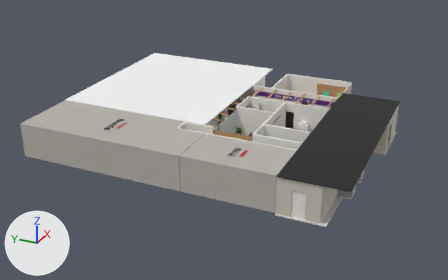
A saved change to the glTF model client/public/floor_6f.glb.
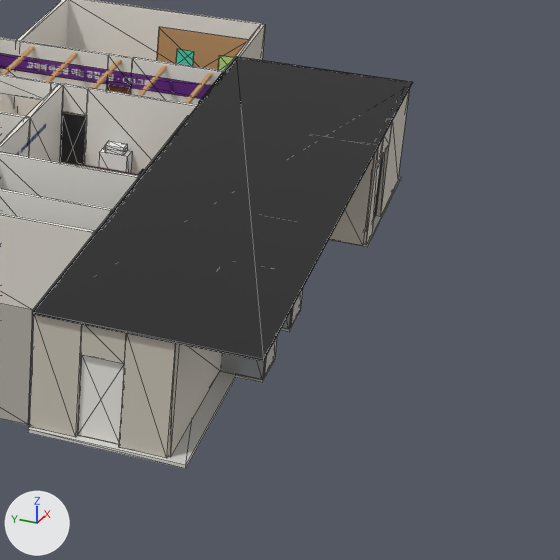
There are two pictures of each version: one whole from a 50 mm camera at (-54.71, -21.12, 24.65) aimed at (-5.24, 1.15, -0.08), one close up on the part from 59% to 100% of the width and 27% to 92% of the height. Every picture has the same lights, and +X, +Y and +Z are marked at lower left. The last two pictures show the newer version. The close-ups show mesh edges as thin lines. Where no turn or scale is listed for an object, it has been applied to the vertices.

Names of what the first close-up shows: 'Ceiling_Hall_BlackGrid', 'Confidential_IT_Room_Block', 'Corridor_Gray_Floor', 'Corridor_South_Wall_1', 'Corridor_Wall_E_3', 'Corridor_Wall_W_1', 'Massage_Resource_Divider', 'Psych_Room_East_Wall', 'Sleep_West_Wall_1', 'West_End_Wall_1', 'West_End_Wall_3', 'West_Ivory_Panel' and 42 more.
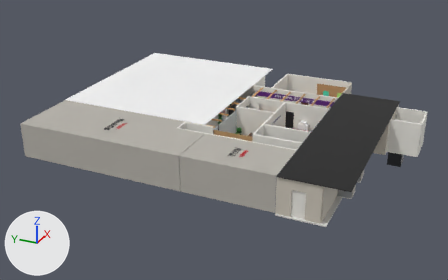
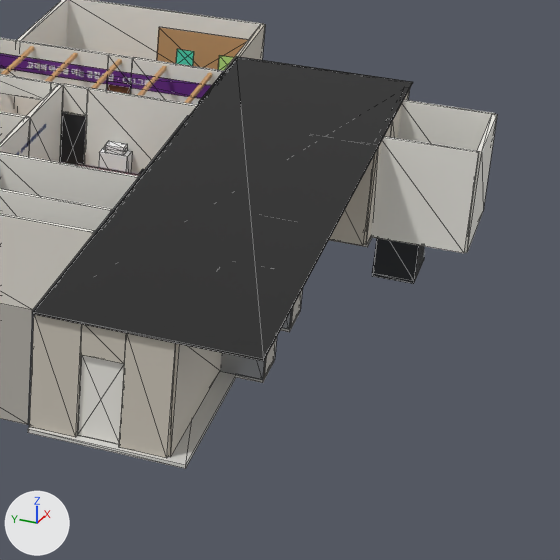
The change, as JSON lines over the scene's bpy script:
```json
{"op": "add", "block": "me_stair_6f_west_wall", "code": ["me_stair_6f_west_wall = bpy.data.meshes.new('Stair_6F_West_Wall')", "me_stair_6f_west_wall.from_pydata(...)  # a box spanning x -0.08..0.08, y -1.4..1.4, z -1.6..1.6", "me_stair_6f_west_wall.materials.append(mat_panel_ivory)  # white #efede6"]}
{"op": "add", "block": "me_stair_6f_south_wall", "code": ["me_stair_6f_south_wall = bpy.data.meshes.new('Stair_6F_South_Wall')", "me_stair_6f_south_wall.from_pydata(...)  # a box spanning x -1.6..1.6, y -0.08..0.08, z -1.6..1.6", "me_stair_6f_south_wall.materials.append(mat_panel_ivory)  # white #efede6"]}
{"op": "add", "block": "me_stair_6f_down_step_3", "code": ["me_stair_6f_down_step_3 = bpy.data.meshes.new('Stair_6F_Down_Step_3')", "me_stair_6f_down_step_3.from_pydata(...)  # a box spanning x -0.09..0.09, y -0.635..0.635, z -0.695..0.695", "me_stair_6f_down_step_3.materials.append(mat_charcoal_frame)  # black #26292e"]}
{"op": "add", "block": "me_stair_6f_down_step_1", "code": ["me_stair_6f_down_step_1 = bpy.data.meshes.new('Stair_6F_Down_Step_1')", "me_stair_6f_down_step_1.from_pydata(...)  # a box spanning x -0.09..0.09, y -0.63..0.63, z -0.86..0.86", "me_stair_6f_down_step_1.materials.append(mat_charcoal_frame)  # black #26292e"]}
{"op": "add", "block": "me_stair_6f_down_pit_floor", "code": ["me_stair_6f_down_pit_floor = bpy.data.meshes.new('Stair_6F_Down_Pit_Floor')", "me_stair_6f_down_pit_floor.from_pydata(...)  # a box spanning x -0.9..0.9, y -0.63..0.63, z -0.05..0.05", "me_stair_6f_down_pit_floor.materials.append(mat_charcoal_frame)  # black #26292e"]}
{"op": "add", "block": "ob_stair_6f_west_wall", "code": ["ob_stair_6f_west_wall = bpy.data.objects.new('Stair_6F_West_Wall', me_stair_6f_west_wall)", "ob_stair_6f_west_wall.location = (-1.6, -14.9, 1.6)"]}
{"op": "add", "block": "ob_stair_6f_south_wall", "code": ["ob_stair_6f_south_wall = bpy.data.objects.new('Stair_6F_South_Wall', me_stair_6f_south_wall)", "ob_stair_6f_south_wall.location = (0.0, -16.3, 1.6)"]}
{"op": "add", "block": "ob_stair_6f_east_wall", "code": ["ob_stair_6f_east_wall = bpy.data.objects.new('Stair_6F_East_Wall', me_stair_6f_west_wall.copy())", "ob_stair_6f_east_wall.location = (1.6, -14.9, 1.6)"]}
{"op": "add", "block": "ob_stair_6f_down_step_3", "code": ["ob_stair_6f_down_step_3 = bpy.data.objects.new('Stair_6F_Down_Step_3', me_stair_6f_down_step_3)", "ob_stair_6f_down_step_3.location = (0.25, -14.19, -1.21)"]}
{"op": "add", "block": "ob_stair_6f_down_step_1", "code": ["ob_stair_6f_down_step_1 = bpy.data.objects.new('Stair_6F_Down_Step_1', me_stair_6f_down_step_1)", "ob_stair_6f_down_step_1.location = (-0.11, -14.19, -1.03)"]}
{"op": "add", "block": "ob_stair_6f_down_pit_floor", "code": ["ob_stair_6f_down_pit_floor = bpy.data.objects.new('Stair_6F_Down_Pit_Floor', me_stair_6f_down_pit_floor)", "ob_stair_6f_down_pit_floor.location = (0.7, -14.19, -1.95)"]}
```

Where the change shows, as pixel boxes [x1, y1, x2, y2] in the close-ups (560 x 560 px):
```json
{"object": "Stair_6F_West_Wall", "change": "added", "after": [371, 136, 479, 253]}
{"object": "Stair_6F_East_Wall", "change": "added", "after": [398, 100, 495, 151]}
{"object": "Stair_6F_Down_Step_1", "change": "added", "after": [372, 238, 419, 281], "on screen": "black"}
{"object": "Stair_6F_South_Wall", "change": "added", "after": [465, 114, 497, 253]}
{"object": "Stair_6F_Down_Pit_Floor", "change": "added", "after": [372, 259, 424, 284]}
{"object": "Stair_6F_Down_Step_3", "change": "added", "after": [416, 246, 421, 276], "on screen": "mostly hidden"}
{"object": "Lobby_South_Wall_3", "change": "unchanged, covered by the edit", "before": [376, 91, 409, 217], "after": [390, 91, 409, 138]}
```
